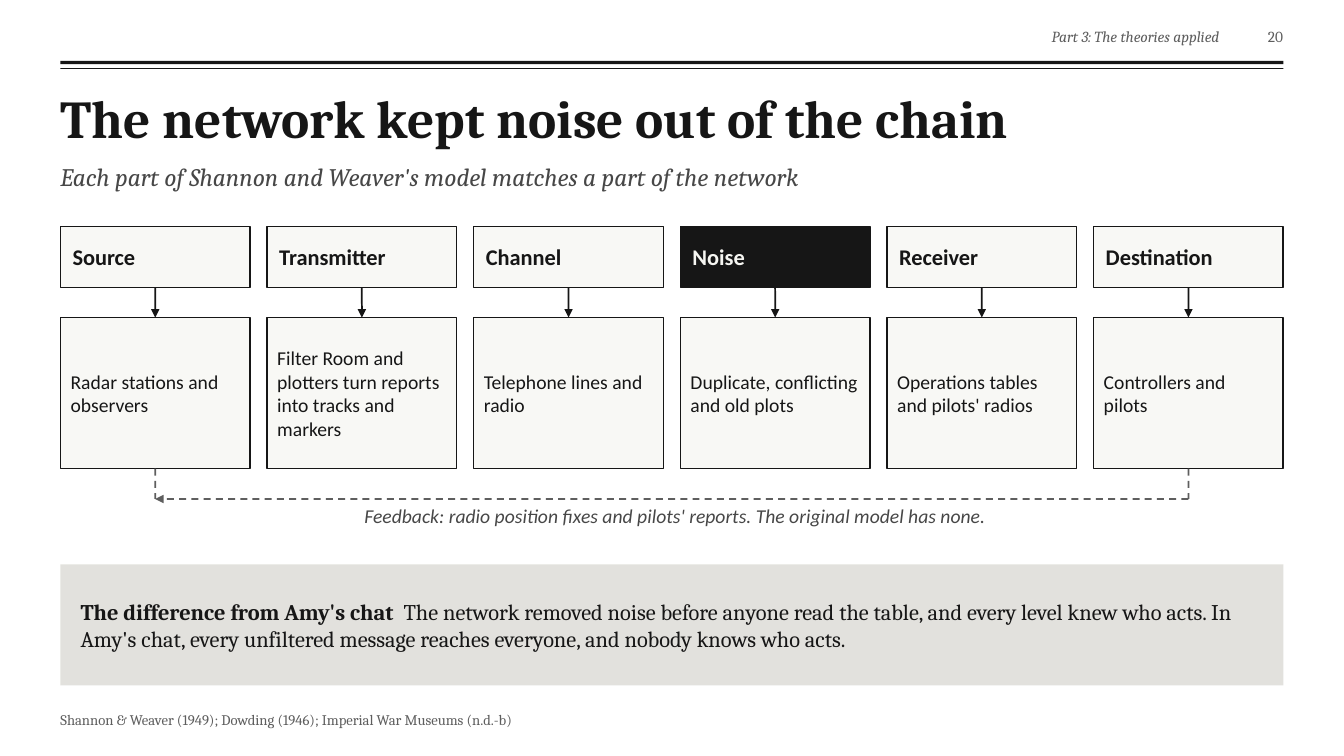
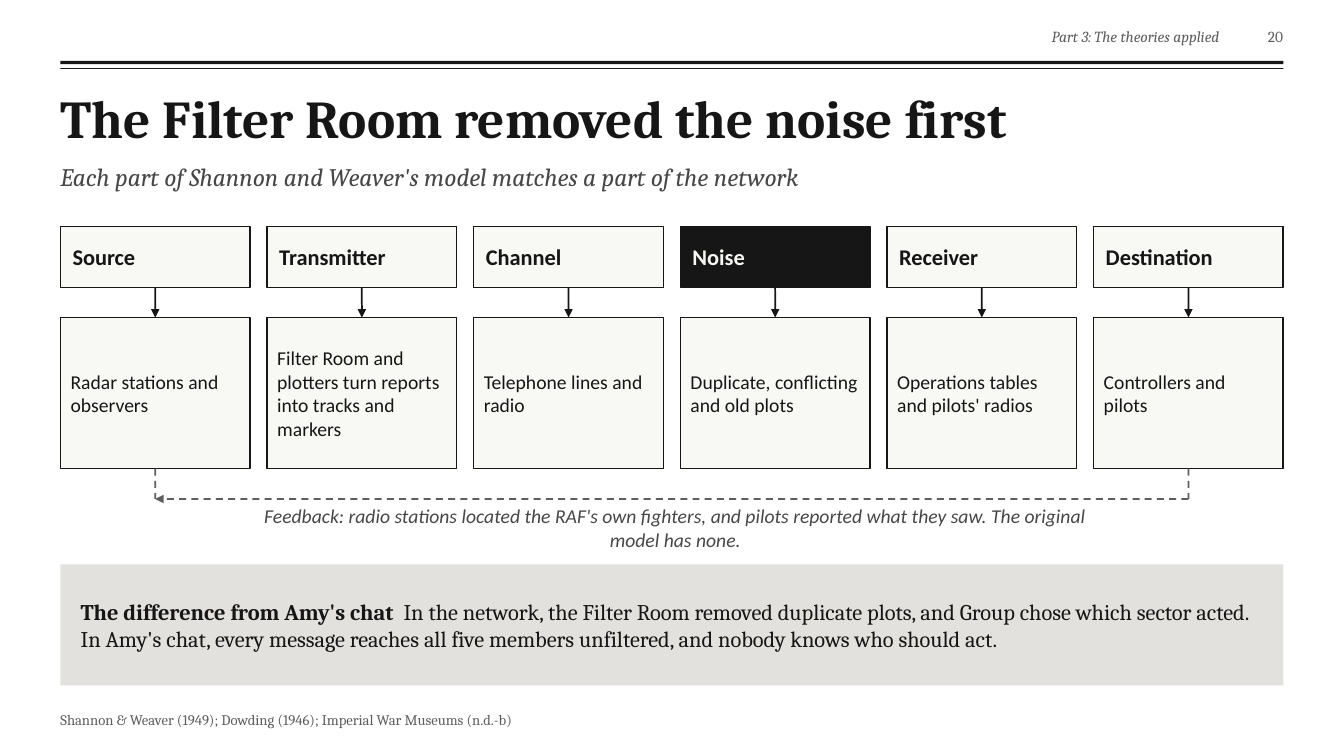
Before and after one commit to fengyiqicoder/fumadocs, a slide deck: slide 20 of dowding-presentation/Dowding_Effective_Communication.pptx. Drawn at 1344x756 pixels with LibreOffice and Linux fonts; fonts in the diff are those of the drawing; background and template pictures are left out. Boxes give left, top, right and bottom in pixels: in the first picture for what was removed or moved away, otherwise in the second. Text is boxed around its words. In the diff, an @@ line names an element or a change of style, - is before the commit and + after.

```diff
--- a/dowding-presentation/Dowding_Effective_Communication.pptx
+++ b/dowding-presentation/Dowding_Effective_Communication.pptx
@@ text at (x1=60, y1=100, x2=1006, y2=139): text changed @@
-The network kept noise out of the chain
+The Filter Room removed the noise first
@@ text at (x1=264, y1=509, x2=1086, y2=547): text changed @@
-Feedback: radio position fixes and pilots' reports. The original model has none.
+Feedback: radio stations located the RAF's own fighters, and pilots reported what they saw. The original model has none.
@@ text at (x1=81, y1=604, x2=1249, y2=652): text changed @@
-The difference from Amy's chat The network removed noise before anyone read the table, and every level knew who acts. In Amy's chat, every unfiltered message reaches everyone, and nobody knows who acts.
+The difference from Amy's chat In the network, the Filter Room removed duplicate plots, and Group chose which sector acted. In Amy's chat, every message reaches all five members unfiltered, and nobody knows who should act.
```
Also in this commit, not shown: 14 other slides changed, 2 other files.
